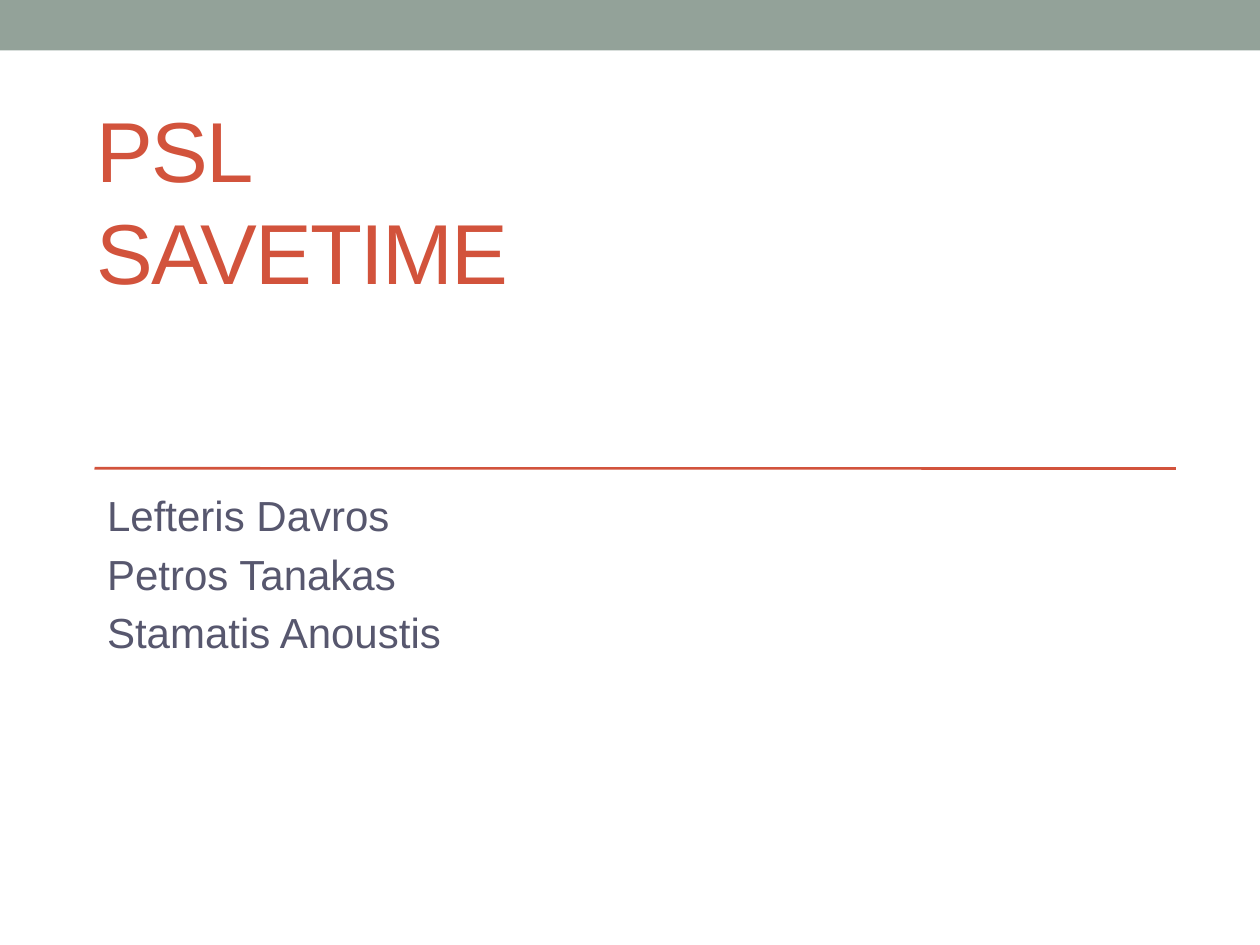
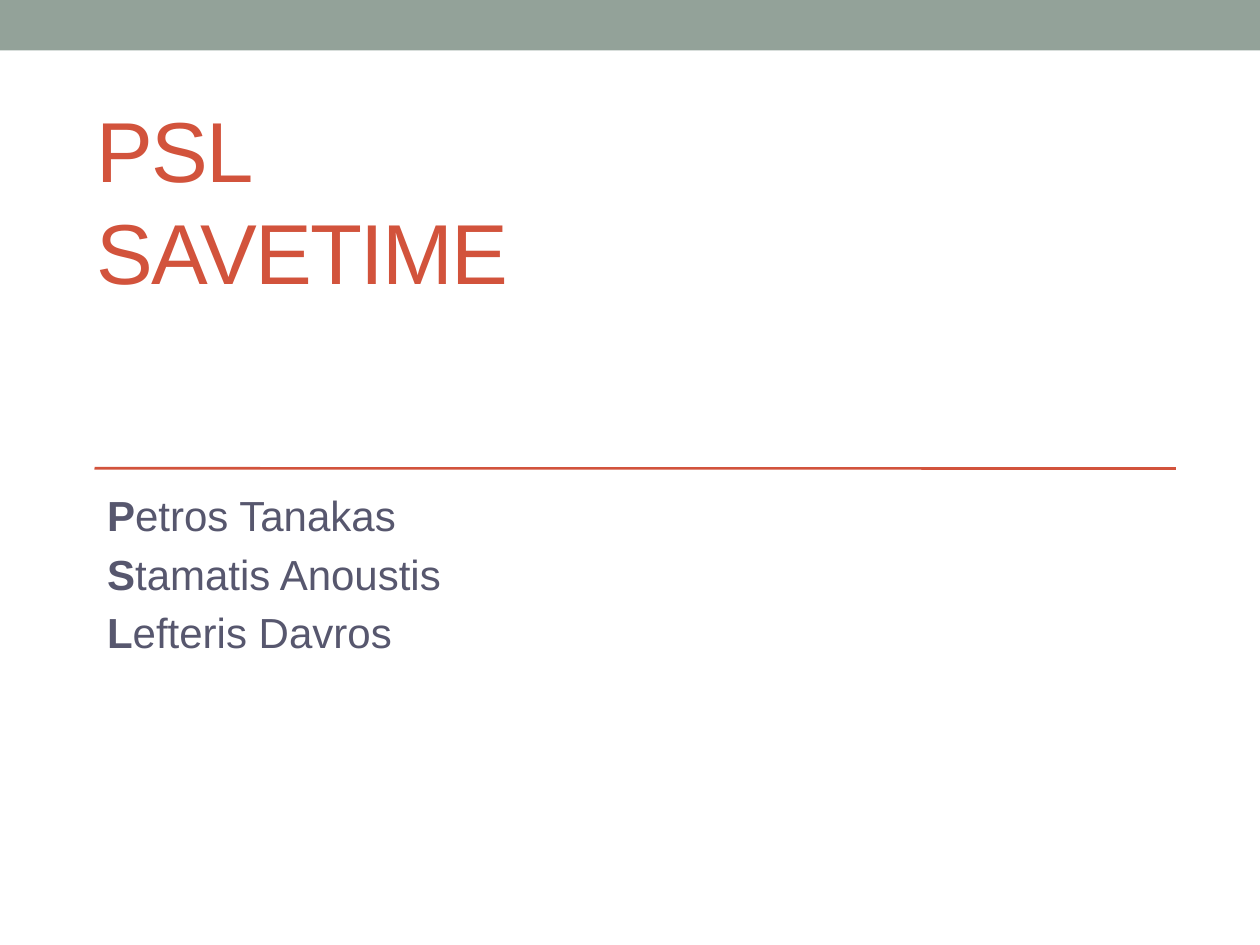
Before and after one commit to crowdhackathon-insurance2/PSL, a slide deck: slide 1 of PSL (1).pptx. Drawn at 1260x945 pixels with LibreOffice and Linux fonts; fonts in the diff are those of the drawing. Boxes give left, top, right and bottom in pixels: in the first picture for what was removed or moved away, otherwise in the second. Text is boxed around its words. In the diff, an @@ line names an element or a change of style, - is before the commit and + after.

```diff
--- a/PSL (1).pptx
+++ b/PSL (1).pptx
@@ subtitle at bbox=[107, 500, 389, 532]: paragraph removed @@
-Lefteris Davros
@@ subtitle at bbox=[107, 500, 441, 591]: bold on in "Petros", "Stamatis" @@
@@ subtitle at bbox=[107, 617, 392, 649]: paragraph added @@
+Lefteris Davros
```
Also in this commit, not shown: 3 other slides changed, 1 slide added, 1 slide removed.
